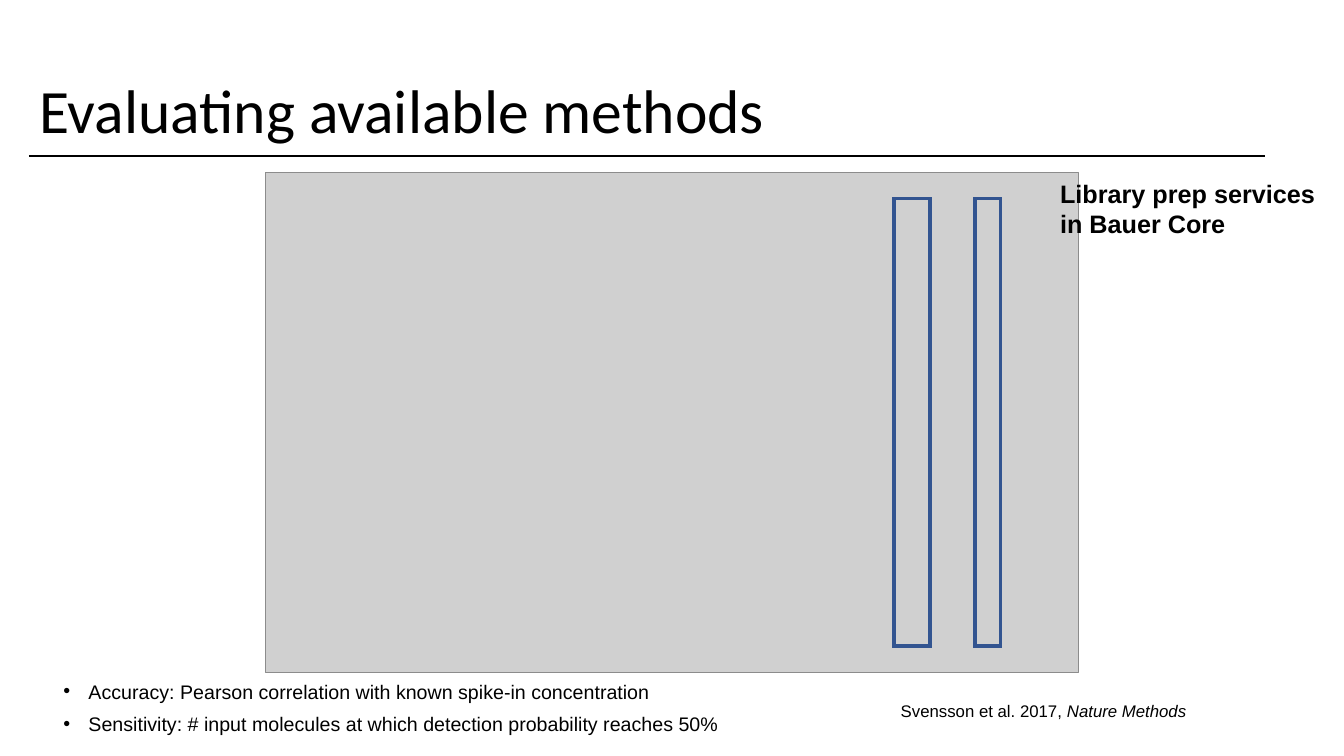
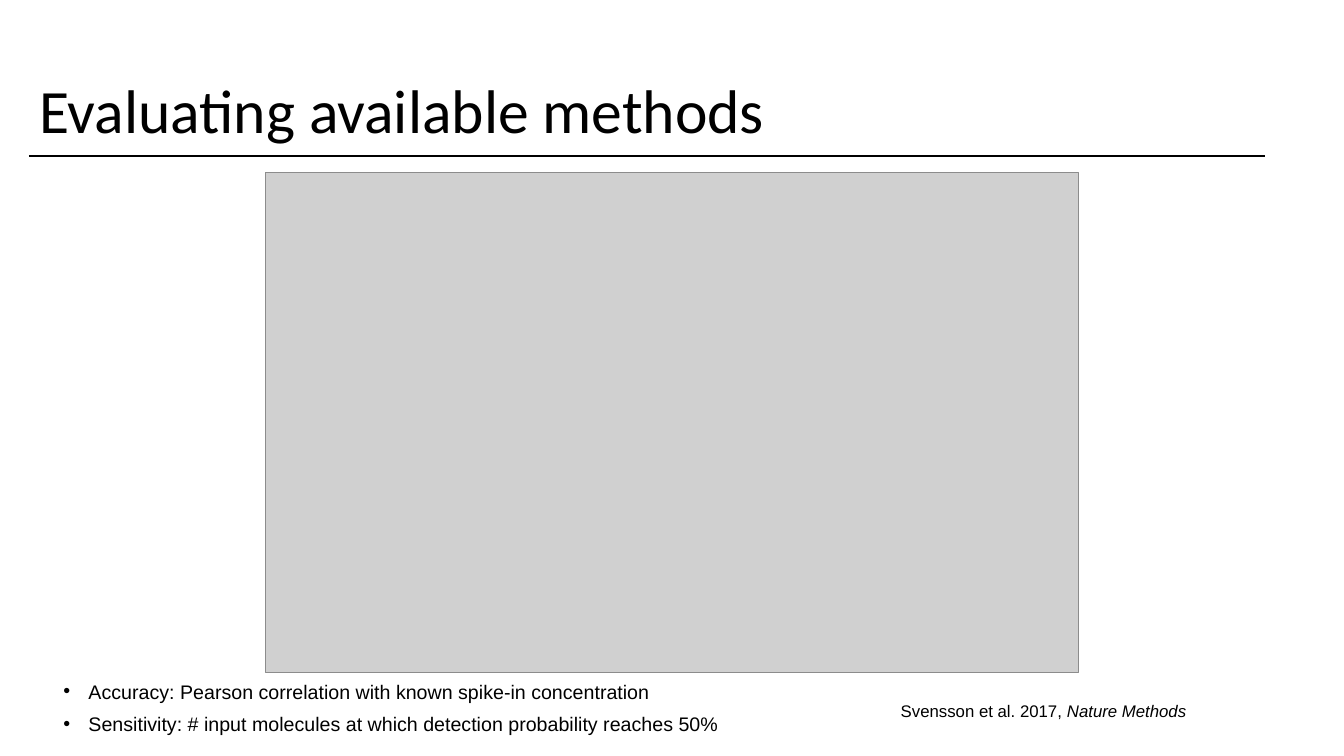
Before and after one commit to yasinkaymaz/singleCellRNAseq_workshop, a slide deck: slide 32 of IntroToscRNASeq_Background.pptx (slide 28 before the commit). Drawn at 1344x756 pixels with LibreOffice and Linux fonts; fonts in the diff are those of the drawing; grey boxes stand for pictures. Boxes give left, top, right and bottom in pixels: in the first picture for what was removed or moved away, otherwise in the second. Text is boxed around its words. In the diff, an @@ line names an element or a change of style, - is before the commit and + after.

```diff
--- a/IntroToscRNASeq_Background.pptx
+++ b/IntroToscRNASeq_Background.pptx
@@ rectangle removed at [894,199,931,646] @@
@@ rectangle removed at [975,199,1001,646] @@
@@ text removed at [1060,183,1315,239] @@
-Library prep services in Bauer Core
```
Also in this commit, not shown: 5 other slides changed, 8 slides added, 1 slide removed.
